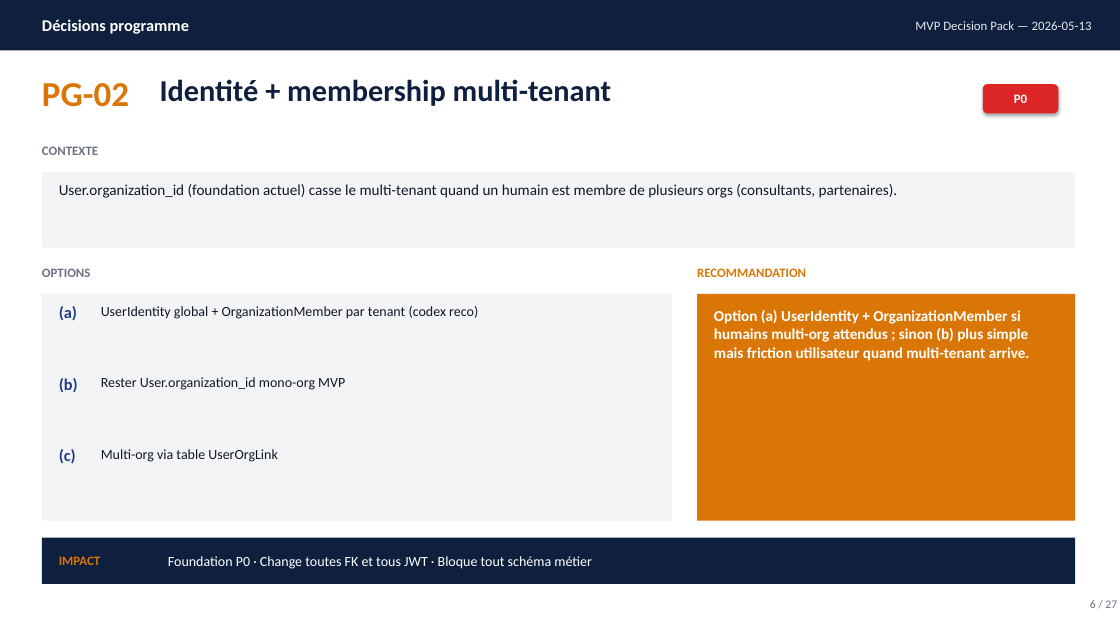
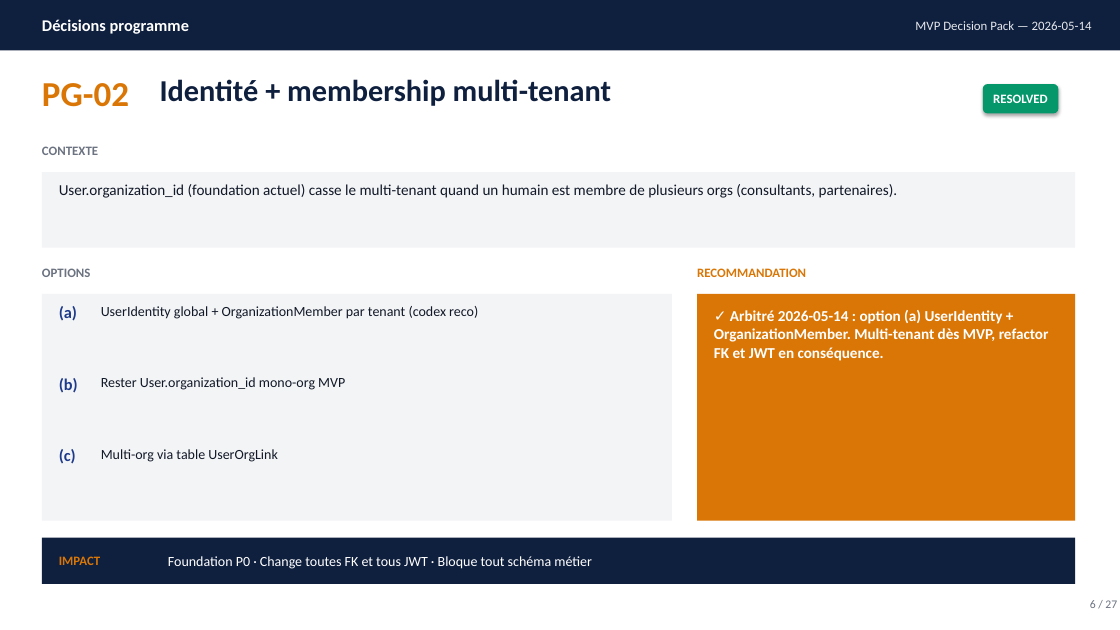
Before and after one commit to rhanka/openerp, a slide deck: slide 6 of docs/study/10-mvp-specs/decision-pack.pptx. Drawn at 1120x630 pixels with LibreOffice and Linux fonts; fonts in the diff are those of the drawing. Boxes give left, top, right and bottom in pixels: in the first picture for what was removed or moved away, otherwise in the second. Text is boxed around its words. In the diff, an @@ line names an element or a change of style, - is before the commit and + after.

Commit message:
Engrave MVP decisions arbitrated 2026-05-14 across 6 specs and decision-pack

```diff
--- a/docs/study/10-mvp-specs/decision-pack.pptx
+++ b/docs/study/10-mvp-specs/decision-pack.pptx
@@ text at [915, 21, 1092, 30]: text changed @@
-MVP Decision Pack — 2026-05-13
+MVP Decision Pack — 2026-05-14
@@ rounded rectangle "RESOLVED" at [983, 84, 1059, 113]: fill #DC2626 to #059669 @@
@@ text in rounded rectangle at [993, 94, 1048, 103]: text changed @@
-P0
+RESOLVED
@@ text at [714, 310, 1049, 361]: text changed @@
-Option (a) UserIdentity + OrganizationMember si humains multi-org attendus ; sinon (b) plus simple mais friction utilisateur quand multi-tenant arrive.
+✓ Arbitré 2026-05-14 : option (a) UserIdentity + OrganizationMember. Multi-tenant dès MVP, refactor FK et JWT en conséquence.
```
Also in this commit, not shown: 25 other slides changed, 8 other files.
